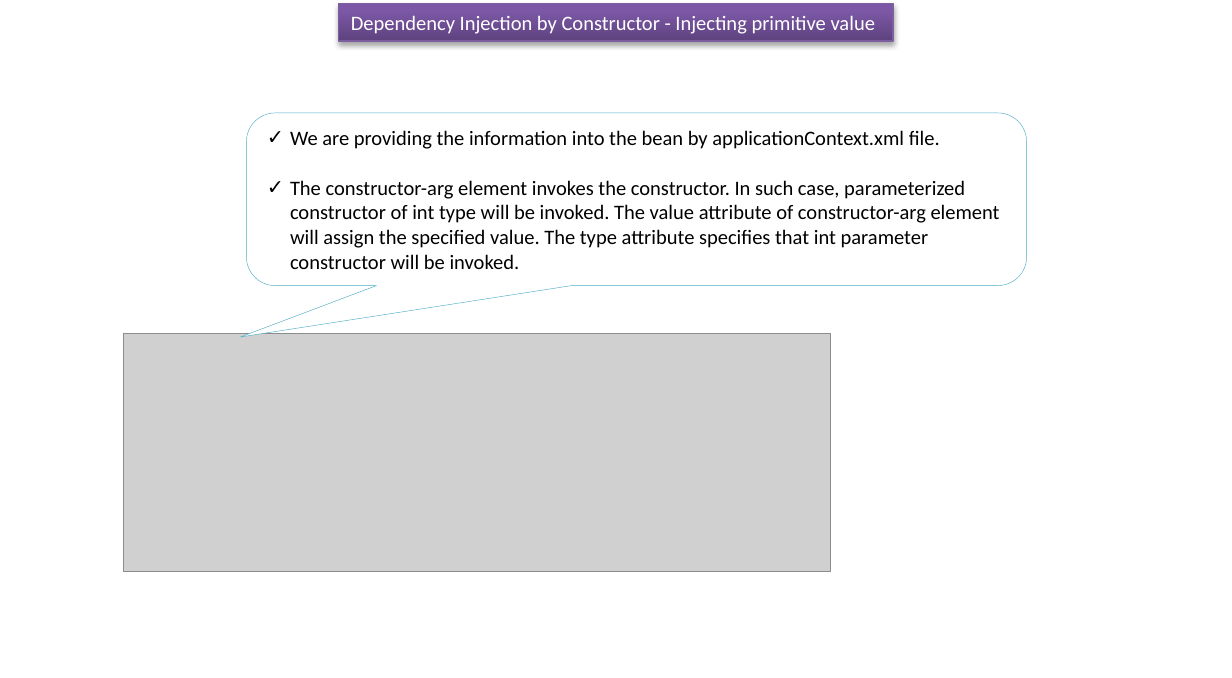
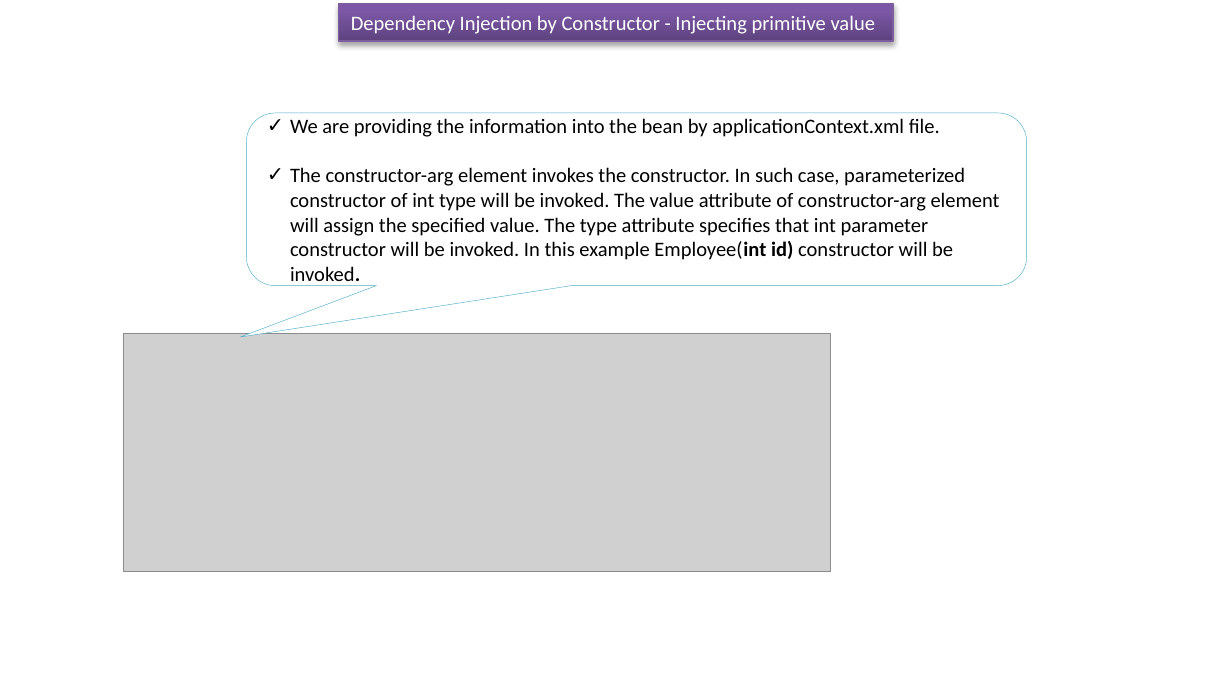
Before and after one commit to ramram43210/javaee, a slide deck: slide 3 of Later/Spring/4_Dependency_Injection/4/Dependency Injection by Constructor_Injecting primitive.pptx. Drawn at 1232x678 pixels with LibreOffice and Linux fonts; fonts in the diff are those of the drawing; grey boxes stand for pictures. Boxes give left, top, right and bottom in pixels: in the first picture for what was removed or moved away, otherwise in the second. Text is boxed around its words. In the diff, an @@ line names an element or a change of style, - is before the commit and + after.

```diff
--- a/Later/Spring/4_Dependency_Injection/4/Dependency Injection by Constructor_Injecting primitive.pptx
+++ b/Later/Spring/4_Dependency_Injection/4/Dependency Injection by Constructor_Injecting primitive.pptx
@@ text in rounded speech box at (290, 167, 1000, 286): text changed @@
-✓ The constructor-arg element invokes the constructor. In such case, parameterized constructor of int type will be invoked. The value attribute of constructor-arg element will assign the specified value. The type attribute specifies that int parameter constructor will be invoked.
+✓ The constructor-arg element invokes the constructor. In such case, parameterized constructor of int type will be invoked. The value attribute of constructor-arg element will assign the specified value. The type attribute specifies that int parameter constructor will be invoked. In this example Employee(int id) constructor will be invoked.
```
Also in this commit, not shown: 1 other file.
